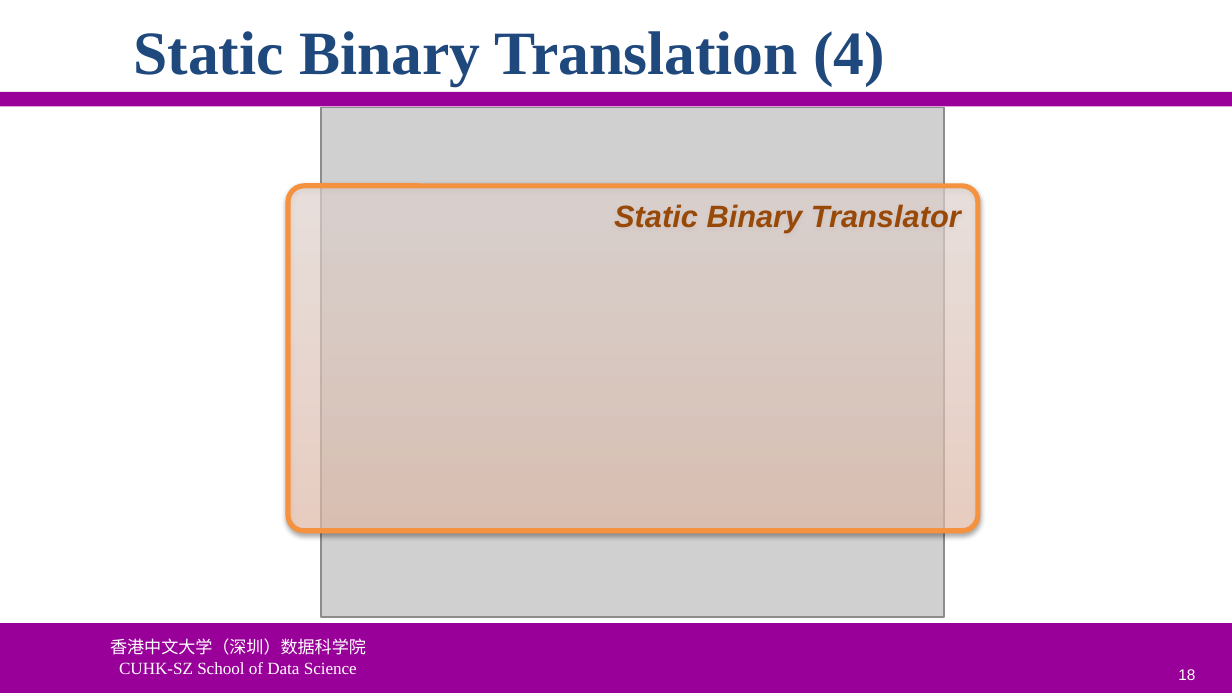
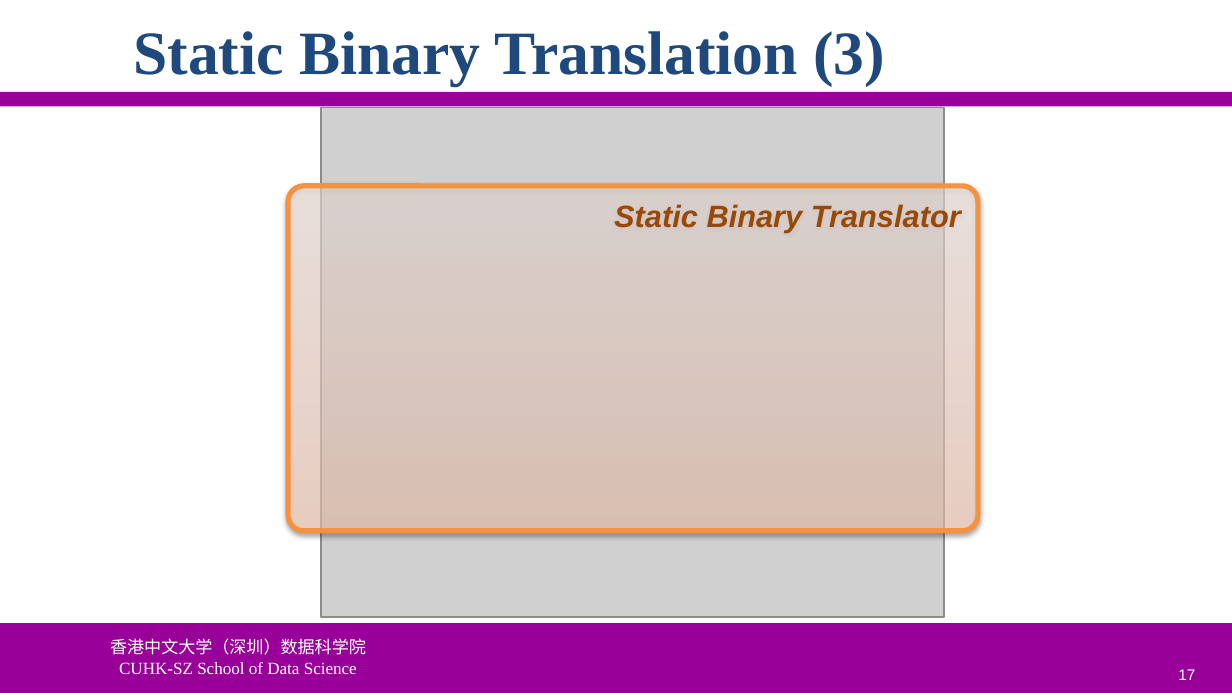
Before and after one commit to ychung1103/ychung1103.github.io, a slide deck: slide 17 of Slides/CSC6103/VT-02 System Virtualization.pptx (slide 18 before the commit). Drawn at 1232x693 pixels with LibreOffice and Linux fonts; fonts in the diff are those of the drawing; grey boxes stand for pictures; background and template pictures are left out. Boxes give left, top, right and bottom in pixels: in the first picture for what was removed or moved away, otherwise in the second. Text is boxed around its words. In the diff, an @@ line names an element or a change of style, - is before the commit and + after.

```diff
--- a/Slides/CSC6103/VT-02 System Virtualization.pptx
+++ b/Slides/CSC6103/VT-02 System Virtualization.pptx
@@ title at bbox=[133, 31, 885, 85]: text changed @@
-Static Binary Translation (4)
+Static Binary Translation (3)
@@ page number at bbox=[1178, 669, 1195, 680]: text changed @@
-18
+17
```
Also in this commit, not shown: 9 other slides changed, 1 slide removed.
